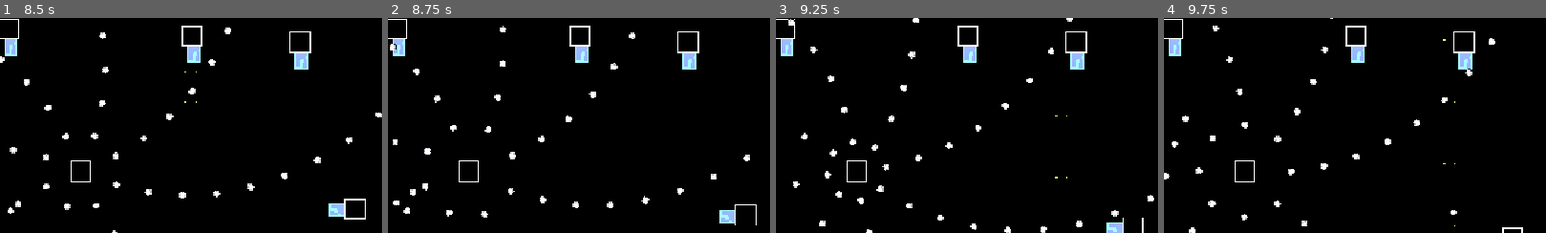
Above: before the commit, frames 1-4 (left to right).
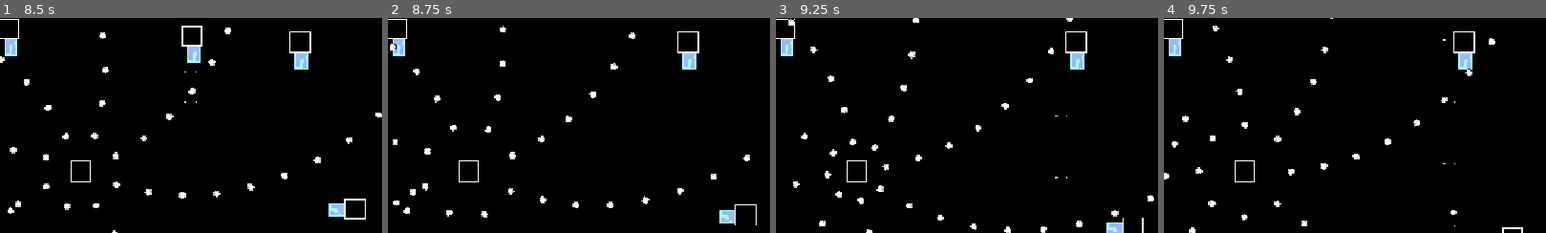
Above: after the commit, the same moments.

Repository: Draftier/Geometric-Invasion-CSS-497
Game: Godot game, scene res://scenes/main_menu.tscn
Two runs of this game, one before a commit and one after it. Both use one fixed random seed, a clock stepped at 60 frames per second and the inputs below.
Inputs:
- Up to frame 1 (8.5 s): click "Singleplayer" at 0.5 s; hold Right (right) 1.28-2.03 s; hold Z (shoot) 1.28-2.03 s; hold Down (down) 2.03-2.78 s; tap Shift (slow) every 1.5 s from 2.1 to 8.1 s; hold Right (right) 2.78-3.53 s; hold Z (shoot) 2.78-3.53 s; hold Up (up) 3.53-4.28 s; hold Z (shoot) 4.28-5.03 s; hold Left (left) 4.28-5.78 s; hold Down (down) 5.78-6.53 s; hold Z (shoot) 5.78-6.53 s; hold Right (right) 6.53-7.28 s; hold Up (up) 7.28-8.03 s; hold Z (shoot) 7.28-8.03 s; hold Right (right) from 8.03 s (still down)
- Up to frame 2 (8.75 s): keep holding Right (right)
- Up to frame 3 (9.25 s): release Right (right) at 8.78 s; hold Down (down) from 8.78 s (still down); hold Z (shoot) from 8.78 s (still down)
- Up to frame 4 (9.75 s): release Down (down) at 9.53 s; release Z (shoot) at 9.53 s; hold Left (left) from 9.53 s (still down); tap Shift (slow) at 9.6 s
The pictures show only the part of the screen within x 39-89%, y 11-61%; the shares and areas given below are measured in that part.

Frame 1 is identical in both runs. In frame 2, 0.4% of the frame differs, in the area x 47-53%, y 3-21%; in frame 3, 0.4%; in frame 4, 0.4%.

Commit message:
Changed level values

Diff:
--- a/geometric-invasion/scenes/game.tscn
+++ b/geometric-invasion/scenes/game.tscn
@@ -82,27 +82,32 @@
 position = Vector2(159, -108)
 rotation = 3.1415927
 shoot_timer_wait_time = 1.1
+health = 20
 
 [node name="Enemy2" parent="." unique_id=1178207838 instance=ExtResource("6_gee14")]
 position = Vector2(78, -113)
 rotation = 3.1415927
 shoot_timer_wait_time = 1.2
+health = 20
 
 [node name="Enemy3" parent="." unique_id=154528625 instance=ExtResource("6_gee14")]
 position = Vector2(-60, -118)
 rotation = 3.1415927
 shoot_timer_wait_time = 1.3
+health = 20
 
 [node name="Enemy4" parent="." unique_id=2110015904 instance=ExtResource("6_gee14")]
 position = Vector2(-180, -122)
 rotation = 3.1415927
 shoot_timer_wait_time = 1.4
+health = 20
 
 [node name="Enemy5" parent="." unique_id=1787899574 instance=ExtResource("6_gee14")]
 position = Vector2(-233, -124)
 rotation = 1.5707964
 shoot_timer_wait_time = 0.8
 speed = 20
+health = 20
 direction = "down"
 equation = "sin"
 
@@ -111,6 +116,7 @@
 rotation = -1.5707964
 shoot_timer_wait_time = 0.88
 speed = 20
+health = 20
 direction = "down"
 equation = "sin"
 
Not shown, changed: geometric-invasion/export_presets.cfg
